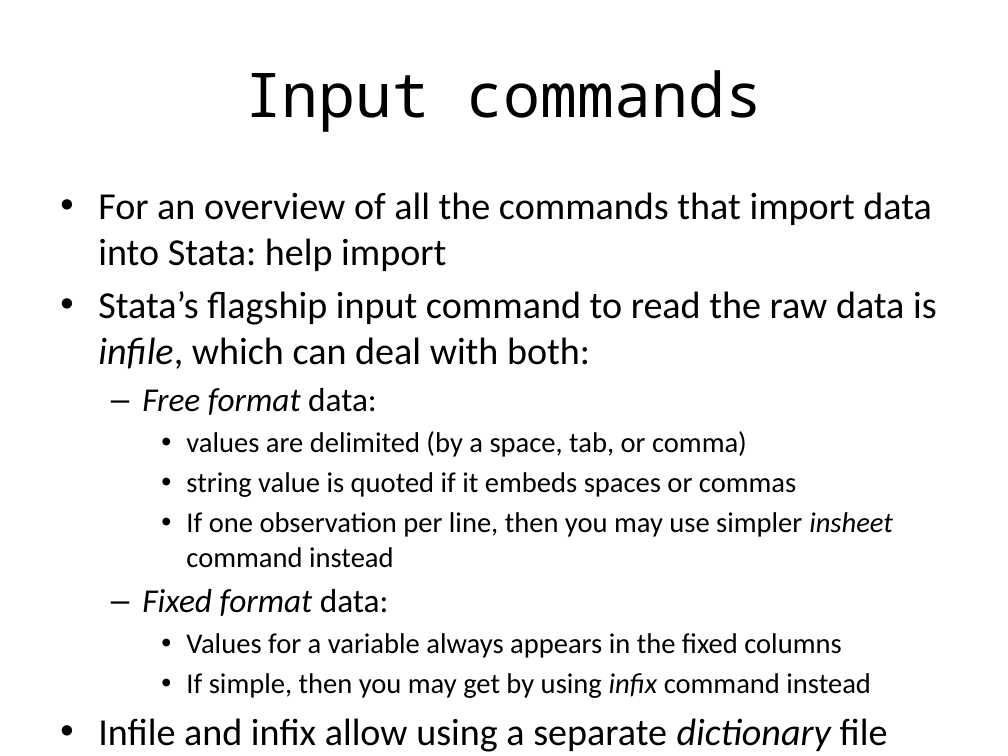
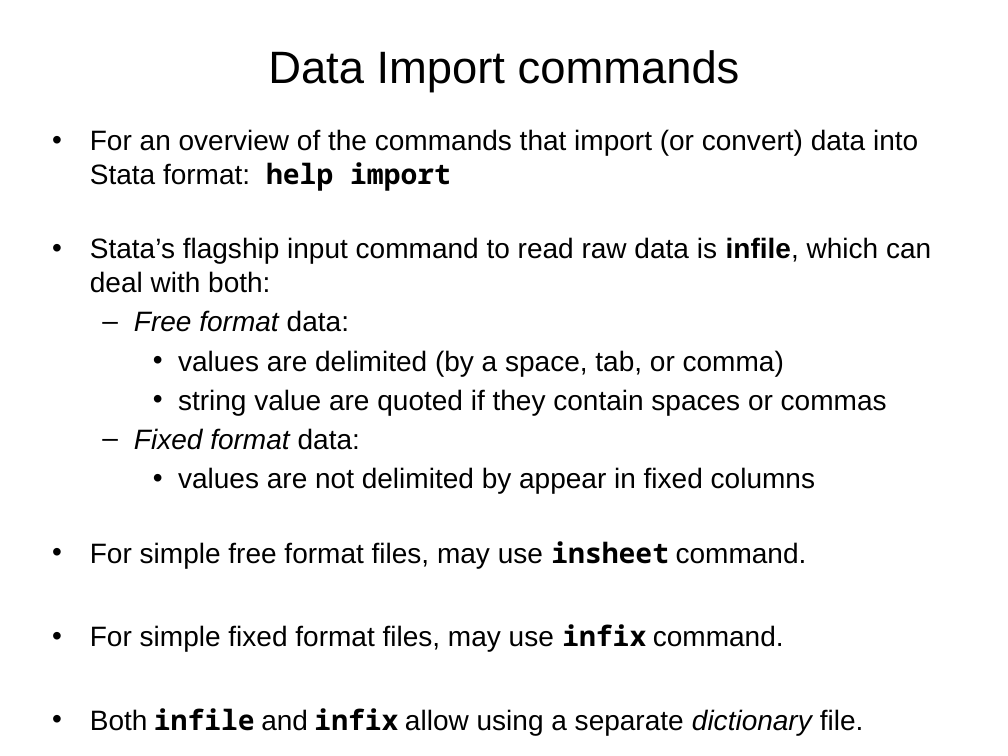
Before and after one commit to Chang-Y-Chung/dm, a slide deck: slide 21 of dm.pptx (slide 29 before the commit). Drawn at 1008x756 pixels with LibreOffice and Linux fonts; fonts in the diff are those of the drawing. Boxes give left, top, right and bottom in pixels: in the first picture for what was removed or moved away, otherwise in the second. Text is boxed around its words. In the diff, an @@ line names an element or a change of style, - is before the commit and + after.

```diff
--- a/dm.pptx
+++ b/dm.pptx
@@ title at [268,50,740,93]: text changed; size 44 to 32.4 pt; font Noto Sans Mono to Arial @@
-Input commands
+Data Import commands
@@ text "For an overview of the ...": place and size @@
-text "For an overview of the ..." at [98,192,937,752]
+text "For an overview of the ..." at [90,129,931,735]
@@ text at [90,129,931,293]: text changed; size 27.2 to 20 pt; font Calibri to Arial @@
-• For an overview of all the commands that import data into Stata: help import
-• Stata’s flagship input command to read the raw data is infile, which can deal with both:
+• For an overview of the commands that import (or convert) data into Stata format: help import
+• Stata’s flagship input command to read raw data is infile, which can deal with both:
@@ text at [134,310,784,450]: size 23.8 to 20 pt in "Free format data:", "Fixed format data:"; font Calibri to Arial in "Free format data:", "values are delimited (by a space, tab, ...", "Fixed format data:"; size 20.4 to 20 pt in "values are delimited (by a space, tab, ..." @@
@@ text at [178,389,887,415]: text changed; size 20.4 to 20 pt; font Calibri to Arial @@
-    • string value is quoted if it embeds spaces or commas
-    • If one observation per line, then you may use simpler insheet command instead
+    • string value are quoted if they contain spaces or commas
@@ text at [90,467,864,735]: text changed; size 20.4 to 20 pt; font Calibri to Arial @@
-    • Values for a variable always appears in the fixed columns
-    • If simple, then you may get by using infix command instead
-• Infile and infix allow using a separate dictionary file
+    • values are not delimited by appear in fixed columns
+• For simple free format files, may use insheet command.
+• For simple fixed format files, may use infix command.
+• Both infile and infix allow using a separate dictionary file.
```
Also in this commit, not shown: 22 other slides changed, 1 slide added, 9 slides removed.
